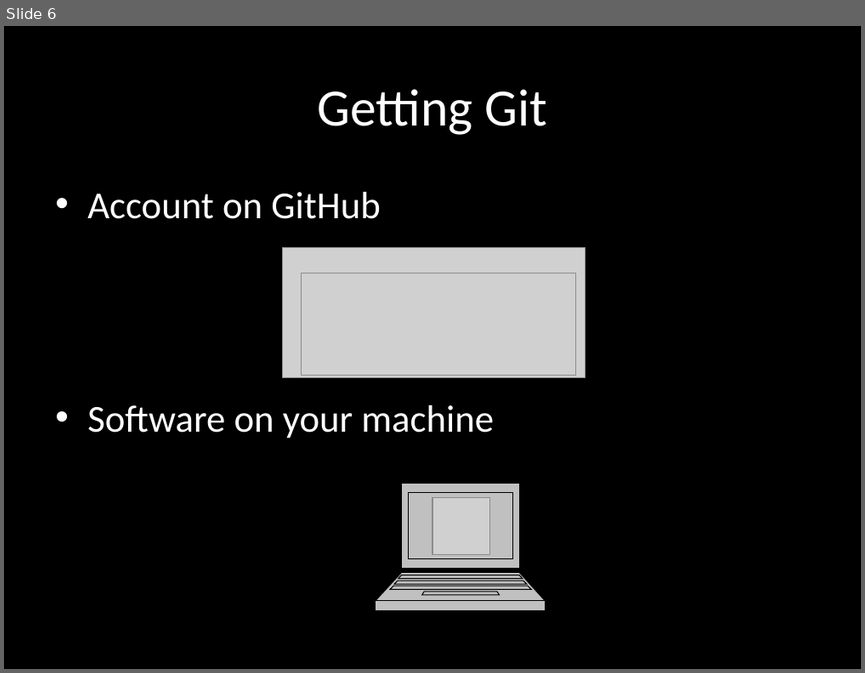
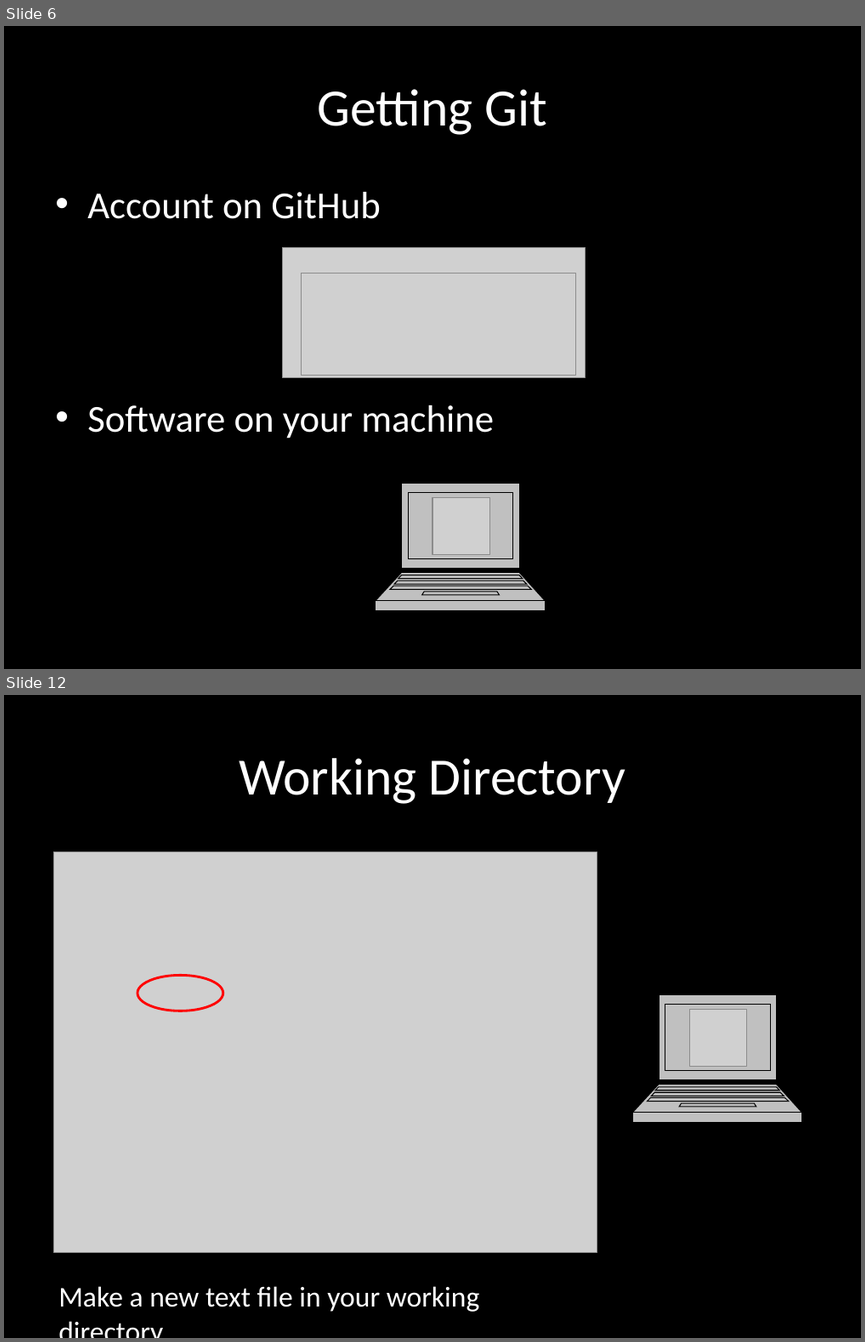
Before and after one commit to vgdev/git-guide, a slide deck: Git.pptx. Shown one above the other, each under a label of ours: slide 6 before the commit, slides 6 and 12 after it; the slides between them are not shown. The pictures are 865x673 and 865x1342 pixels, drawn with LibreOffice and Linux fonts; fonts in the diff are those of the drawing; grey boxes stand for pictures. Boxes give left, top, right and bottom in pixels: in the first picture for what was removed or moved away, otherwise in the second. Text is boxed around its words. In the diff, an @@ line names an element or a change of style, - is before the commit and + after.

```diff
--- a/Git.pptx
+++ b/Git.pptx
@@ slide 12 added at (x1=4, y1=695, x2=861, y2=1338), background #000000 @@
@@ title added at (x1=239, y1=758, x2=625, y2=804), 44 pt, text #FFFFFF @@
+Working Directory
@@ picture added at (x1=53, y1=851, x2=596, y2=1252) @@
@@ ellipse added at (x1=137, y1=975, x2=223, y2=1011), outline #FF0000 2 pt @@
@@ freeform shape added at (x1=632, y1=995, x2=801, y2=1123), fill #C0C0C0, outline #000000 0.75 pt @@
@@ picture added at (x1=689, y1=1009, x2=747, y2=1066) @@
@@ text added at (x1=58, y1=1286, x2=480, y2=1311), 24 pt, text #FFFFFF @@
+Make a new text file in your working directory.
```
Also in this commit, not shown: 1 slide changed, 25 other slides added.
